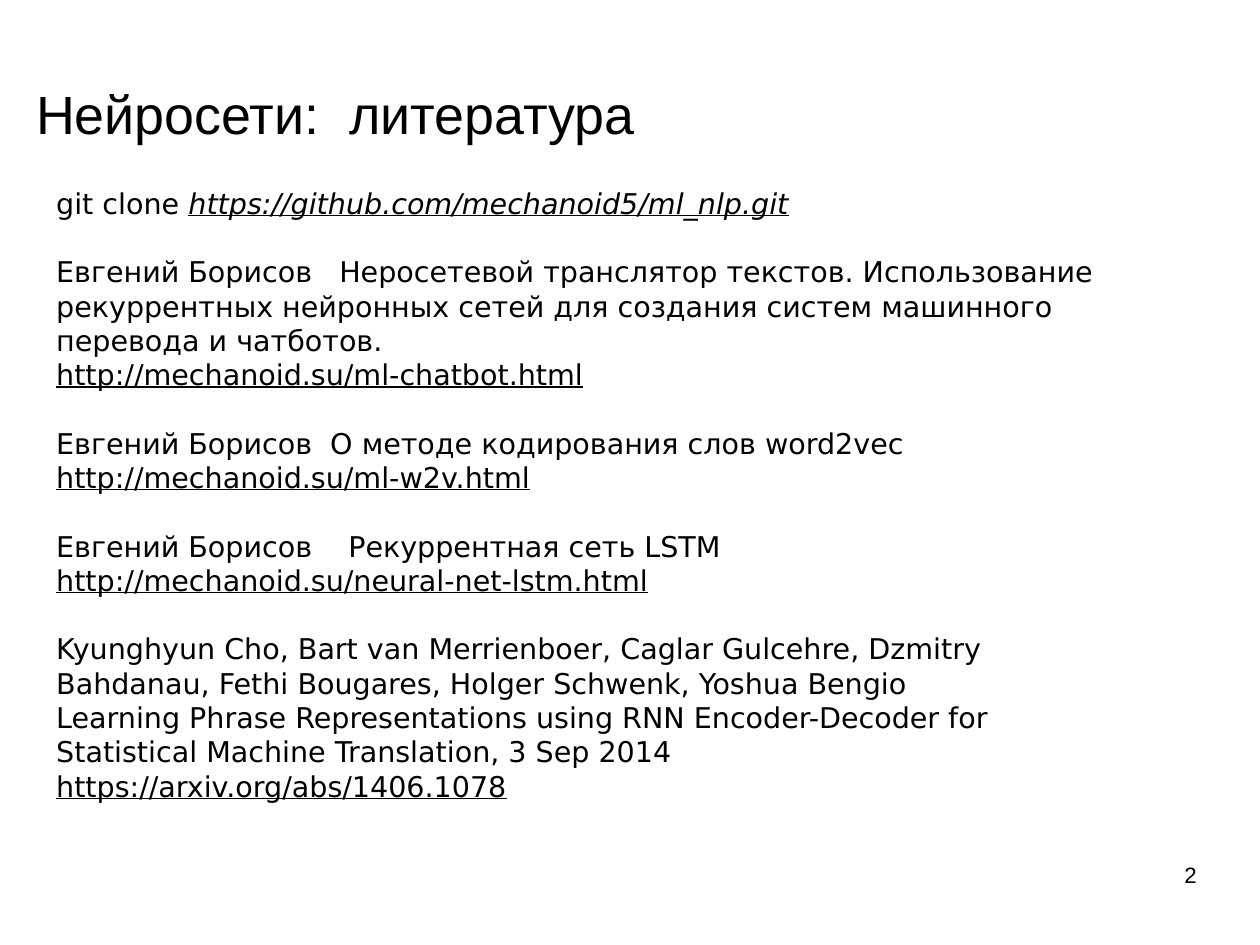
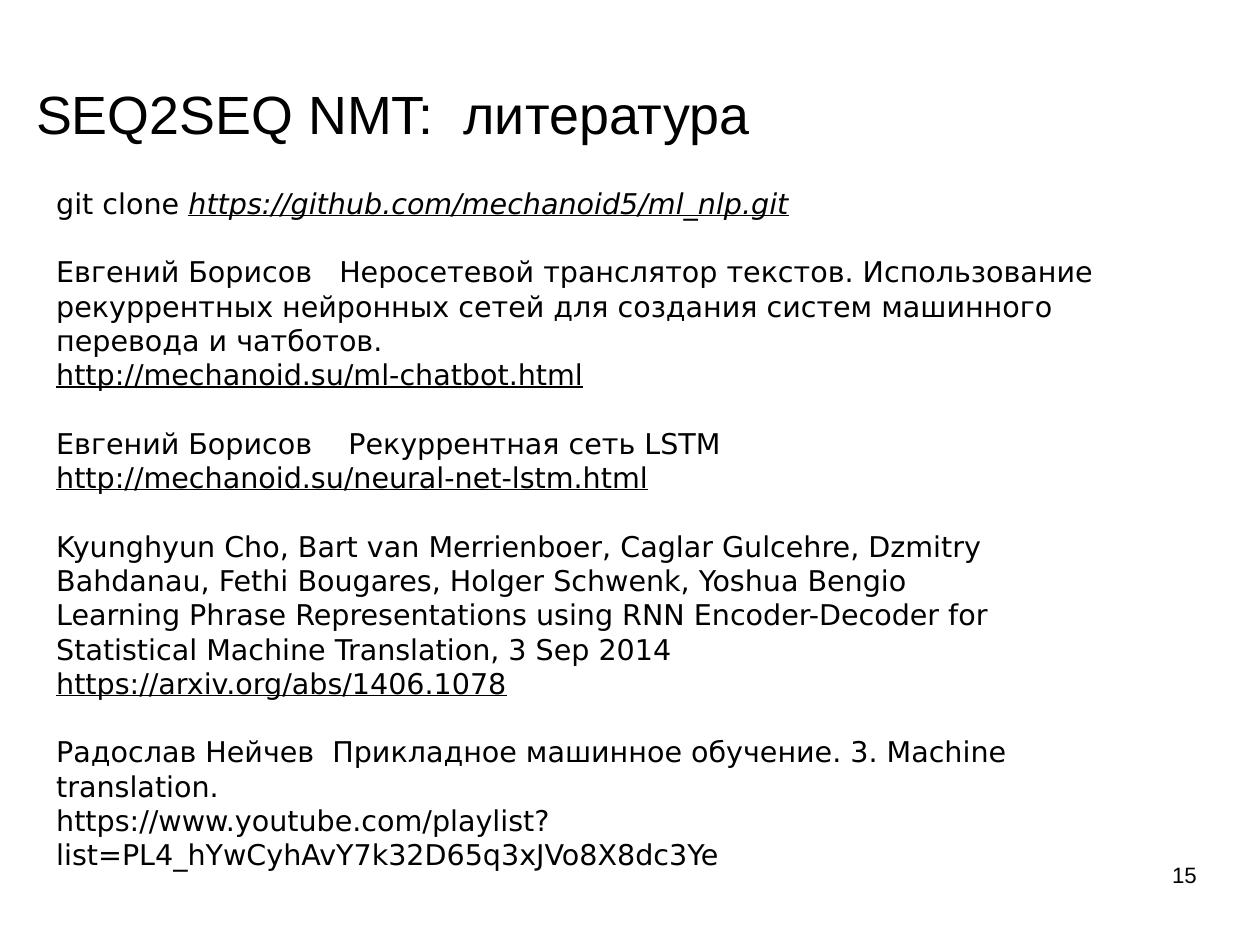
Before and after one commit to mechanoid5/ml_nlp_2022, a slide deck: slide 15 of 07-seq2seq-attention.odp (slide 2 before the commit). Drawn at 1260x945 pixels with LibreOffice and Linux fonts; fonts in the diff are those of the drawing; background and template pictures are left out. Boxes give left, top, right and bottom in pixels: in the first picture for what was removed or moved away, otherwise in the second. Text is boxed around its words. In the diff, an @@ line names an element or a change of style, - is before the commit and + after.

```diff
--- a/07-seq2seq-attention.odp
+++ b/07-seq2seq-attention.odp
@@ title at (36,96,750,144): text changed @@
-Нейросети: литература
+SEQ2SEQ NMT: литература
@@ text at (56,432,904,494): paragraphs removed @@
-Евгений Борисов О методе кодирования слов word2vec
-http://mechanoid.su/ml-w2v.html
@@ text at (56,740,1006,871): paragraphs added @@
+Радослав Нейчев Прикладное машинное обучение. 3. Machine translation.
+https://www.youtube.com/playlist?list=PL4_hYwCyhAvY7k32D65q3xJVo8X8dc3Ye
@@ page number at (1172,867,1197,884): text changed @@
-2
+15
```
Also in this commit, not shown: 1 other slide changed, 13 slides added, 3 other files.
